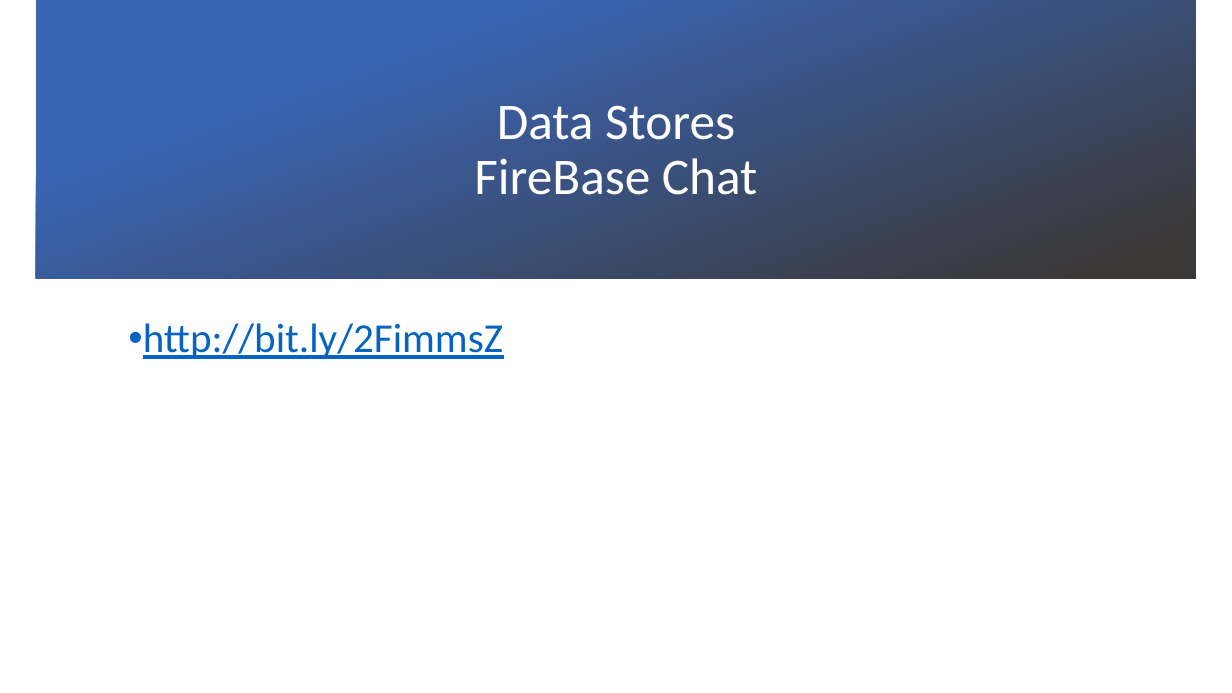
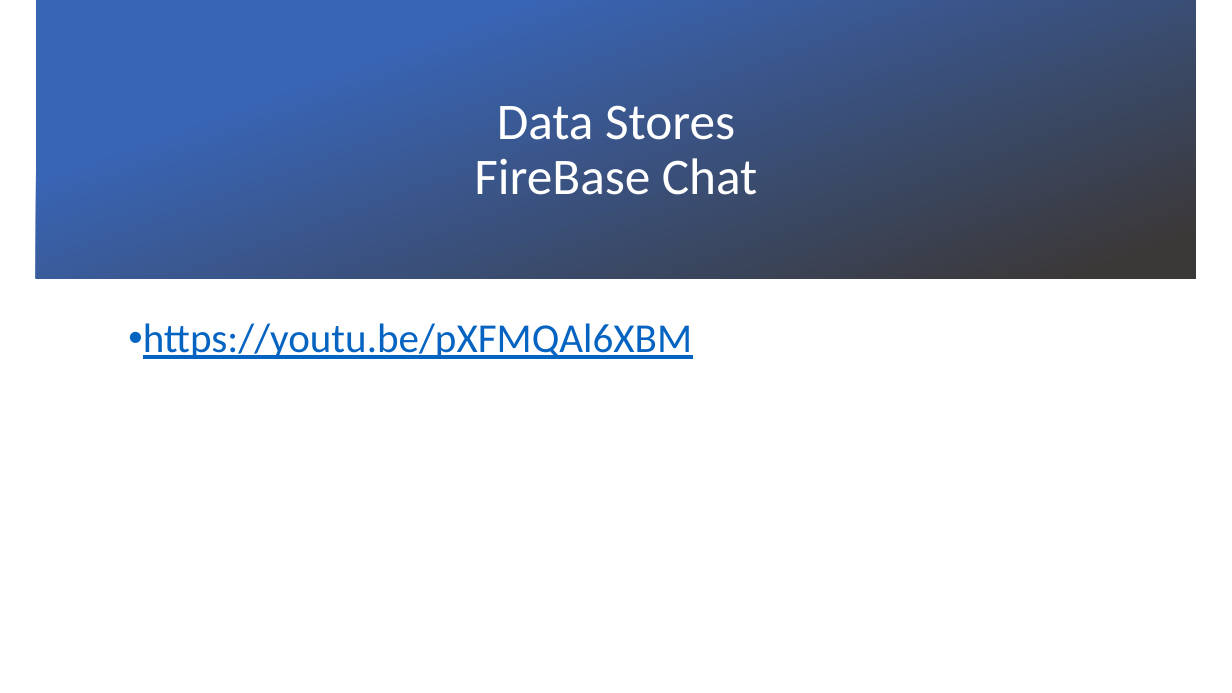
Before and after one commit to onexi/onexi.github.io, a slide deck: slide 1 of jrw/2019/L6/FireBase2.pptx. Drawn at 1232x693 pixels with LibreOffice and Linux fonts; fonts in the diff are those of the drawing; background and template pictures are left out. Boxes give left, top, right and bottom in pixels: in the first picture for what was removed or moved away, otherwise in the second. Text is boxed around its words. In the diff, an @@ line names an element or a change of style, - is before the commit and + after.

```diff
--- a/jrw/2019/L6/FireBase2.pptx
+++ b/jrw/2019/L6/FireBase2.pptx
@@ subtitle at (143, 323, 692, 359): text changed @@
-• http://bit.ly/2FimmsZ
+• https://youtu.be/pXFMQAl6XBM
```
Also in this commit, not shown: 1 other file.
